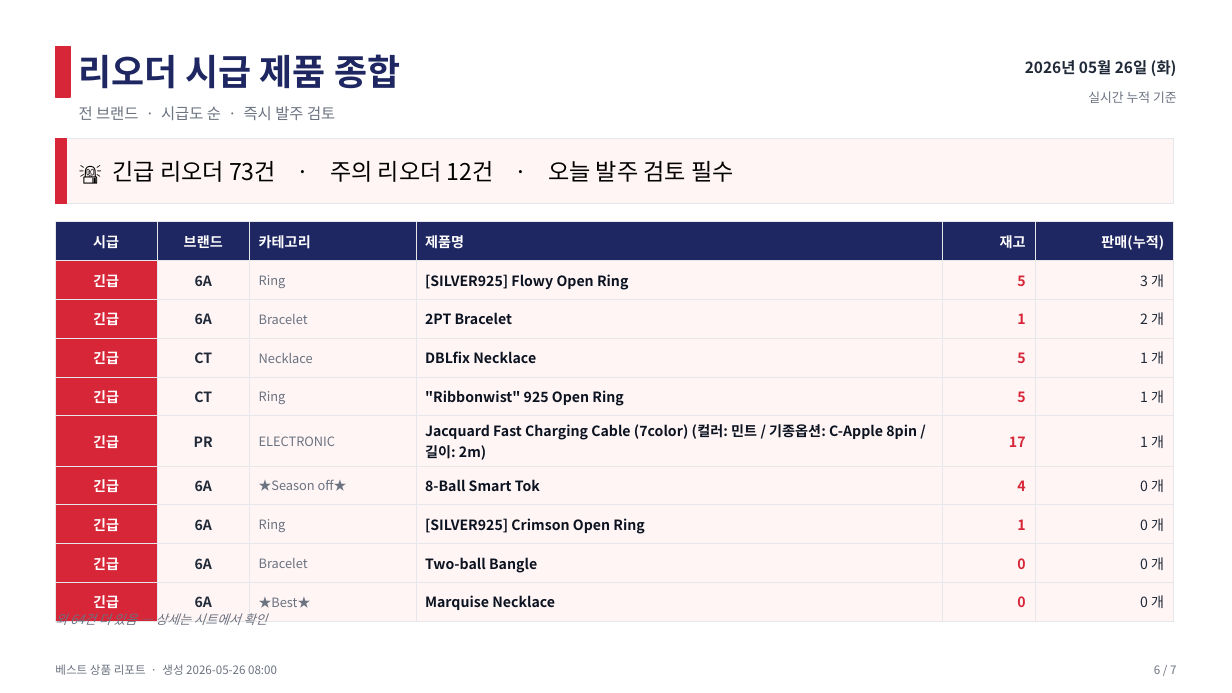
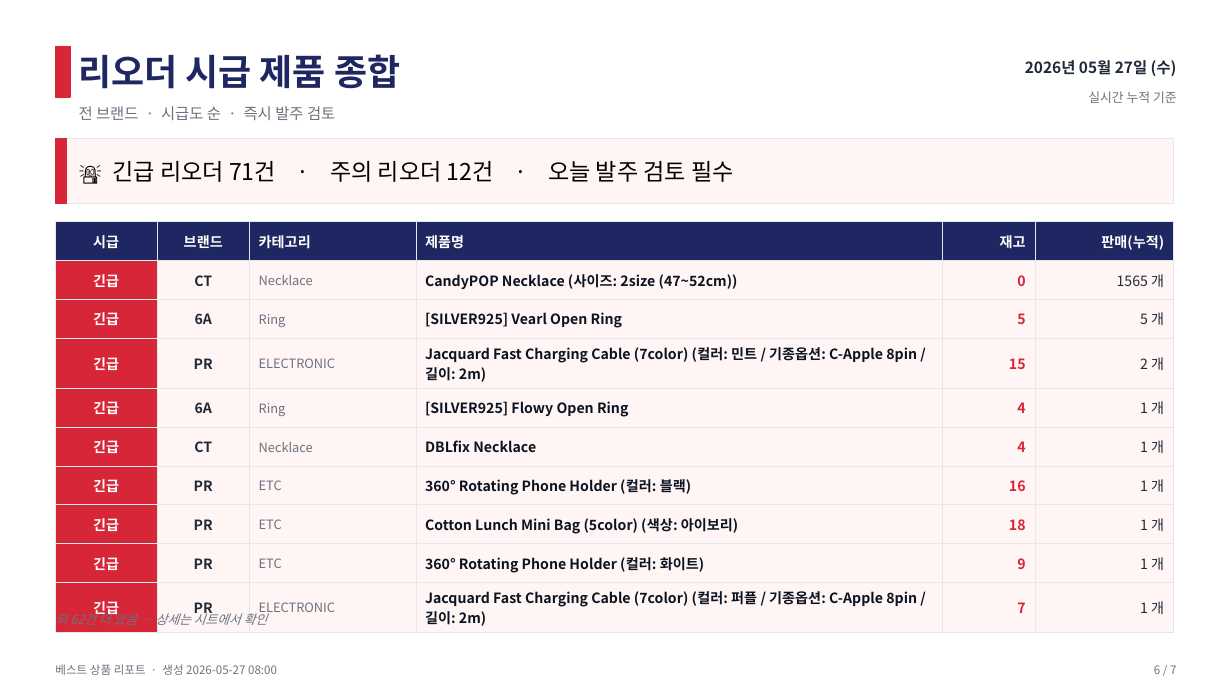
Before and after one commit to j65209/Brightbeed, a slide deck: slide 6 of data/sales-report.pptx. Drawn at 1232x693 pixels with LibreOffice and Linux fonts; fonts in the diff are those of the drawing. Boxes give left, top, right and bottom in pixels: in the first picture for what was removed or moved away, otherwise in the second. Text is boxed around its words. In the diff, an @@ line names an element or a change of style, - is before the commit and + after.

Commit message:
chore: 매출 PPT 업로드 (best-sellers-2026-05-27.pptx) [auto]

```diff
--- a/data/sales-report.pptx
+++ b/data/sales-report.pptx
@@ text at (1025,60,1177,76): text changed @@
-2026년 05월 26일 (화)
+2026년 05월 27일 (수)
@@ text at (112,161,734,182): text changed @@
-🚨 긴급 리오더 73건 · 주의 리오더 12건 · 오늘 발주 검토 필수
+🚨 긴급 리오더 71건 · 주의 리오더 12건 · 오늘 발주 검토 필수
@@ table at (55,222,1174,630) @@
-row 2: 긴급 | 6A | Ring | [SILVER925] Flowy Open Ring | 5 | 3 개
+row 2: 긴급 | CT | Necklace | CandyPOP Necklace (사이즈: 2size (47~52cm)) | 0 | 1565 개
-row 3: 긴급 | 6A | Bracelet | 2PT Bracelet | 1 | 2 개
+row 3: 긴급 | 6A | Ring | [SILVER925] Vearl Open Ring | 5 | 5 개
-row 4: 긴급 | CT | Necklace | DBLfix Necklace | 5 | 1 개
+row 4: 긴급 | PR | ELECTRONIC | Jacquard Fast Charging Cable (7color) (컬러: 민트 / 기종옵션: C-Apple 8pin / 길이: 2m) | 15 | 2 개
-row 5: 긴급 | CT | Ring | "Ribbonwist" 925 Open Ring | 5 | 1 개
+row 5: 긴급 | 6A | Ring | [SILVER925] Flowy Open Ring | 4 | 1 개
-row 6: 긴급 | PR | ELECTRONIC | Jacquard Fast Charging Cable (7color) (컬러: 민트 / 기종옵션: C-Apple 8pin / 길이: 2m) | 17 | 1 개
+row 6: 긴급 | CT | Necklace | DBLfix Necklace | 4 | 1 개
-row 7: 긴급 | 6A | ★Season off★ | 8-Ball Smart Tok | 4 | 0 개
+row 7: 긴급 | PR | ETC | 360° Rotating Phone Holder (컬러: 블랙) | 16 | 1 개
-row 8: 긴급 | 6A | Ring | [SILVER925] Crimson Open Ring | 1 | 0 개
+row 8: 긴급 | PR | ETC | Cotton Lunch Mini Bag (5color) (색상: 아이보리) | 18 | 1 개
-row 9: 긴급 | 6A | Bracelet | Two-ball Bangle | 0 | 0 개
+row 9: 긴급 | PR | ETC | 360° Rotating Phone Holder (컬러: 화이트) | 9 | 1 개
-row 10: 긴급 | 6A | ★Best★ | Marquise Necklace | 0 | 0 개
+row 10: 긴급 | PR | ELECTRONIC | Jacquard Fast Charging Cable (7color) (컬러: 퍼플 / 기종옵션: C-Apple 8pin / 길이: 2m) | 7 | 1 개
@@ text at (55,610,268,628): text changed @@
-외 64건 더 있음 — 상세는 시트에서 확인
+외 62건 더 있음 — 상세는 시트에서 확인
@@ text at (55,664,277,675): text changed @@
-베스트 상품 리포트 · 생성 2026-05-26 08:00
+베스트 상품 리포트 · 생성 2026-05-27 08:00
```
Also in this commit, not shown: 6 other slides changed.
